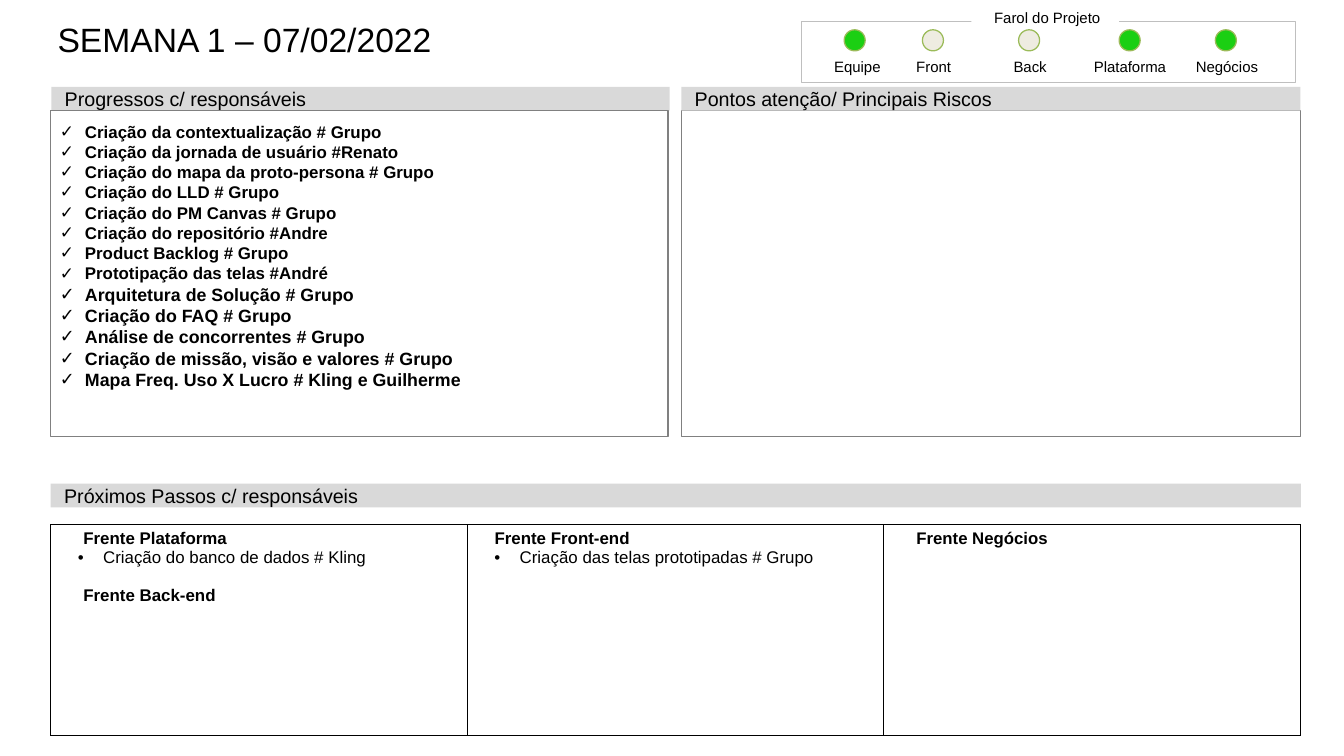
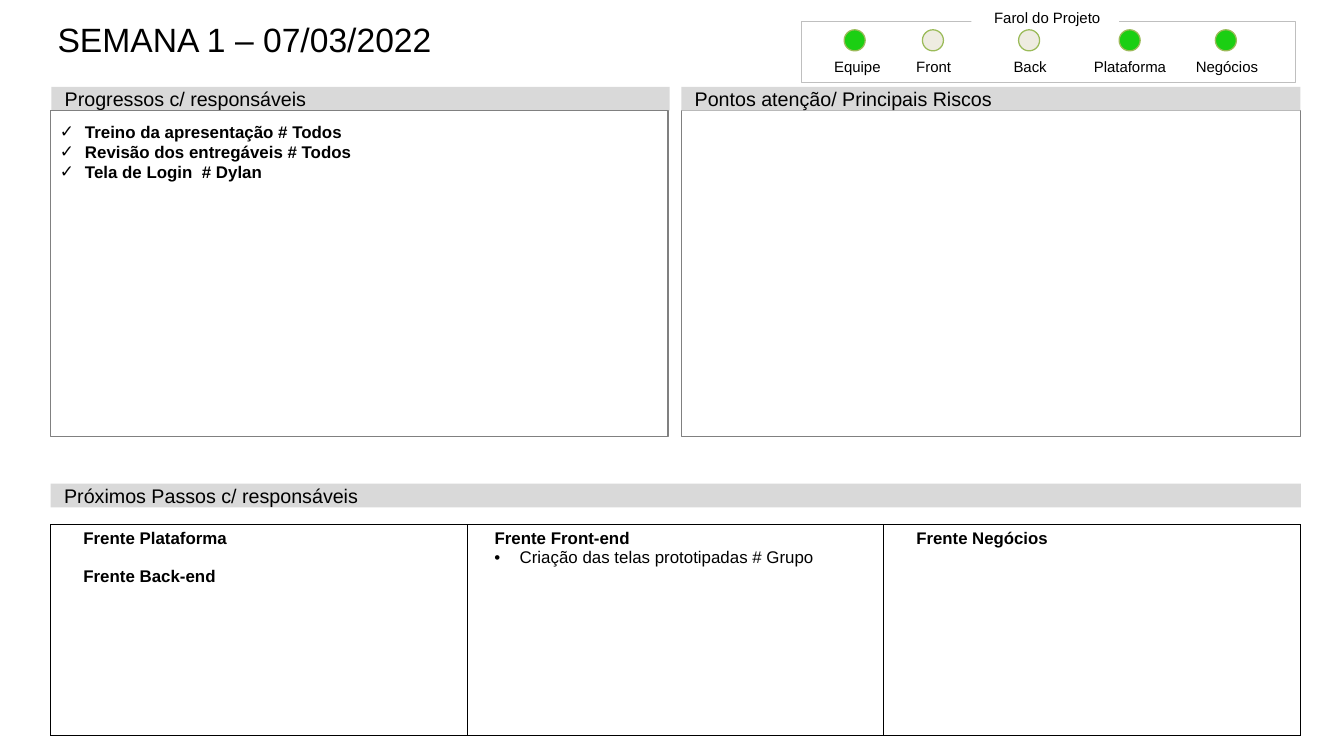
Before and after one commit to AndreSntos/KnowU, a slide deck: slide 2 of Documentos/Status Report/status-report-grupo5.pptx. Drawn at 1344x756 pixels with LibreOffice and Linux fonts; fonts in the diff are those of the drawing; background and template pictures are left out. Boxes give left, top, right and bottom in pixels: in the first picture for what was removed or moved away, otherwise in the second. Text is boxed around its words. In the diff, an @@ line names an element or a change of style, - is before the commit and + after.

```diff
--- a/Documentos/Status Report/status-report-grupo5.pptx
+++ b/Documentos/Status Report/status-report-grupo5.pptx
@@ text at box(58, 27, 431, 53): text changed @@
-SEMANA 1 – 07/02/2022
+SEMANA 1 – 07/03/2022
@@ text in rectangle at box(85, 125, 351, 182): text changed @@
-✓ Criação da contextualização # Grupo
-✓ Criação da jornada de usuário #Renato
-✓ Criação do mapa da proto-persona # Grupo
-✓ Criação do LLD # Grupo
-✓ Criação do PM Canvas # Grupo
-✓ Criação do repositório #Andre
-✓ Product Backlog # Grupo
-✓ Prototipação das telas #André
-✓ Arquitetura de Solução # Grupo
-✓ Criação do FAQ # Grupo
-✓ Análise de concorrentes # Grupo
-✓ Criação de missão, visão e valores # Grupo
-✓ Mapa Freq. Uso X Lucro # Kling e Guilherme
+✓ Treino da apresentação # Todos
+✓ Revisão dos entregáveis # Todos
+✓ Tela de Login # Dylan
@@ table at box(51, 525, 1302, 735) @@
-row 1, column 1: Frente Plataforma / Criação do banco de dados # Kling / Frente Back-end
+row 1, column 1: Frente Plataforma / Frente Back-end
```
Also in this commit, not shown: 32 other files.
